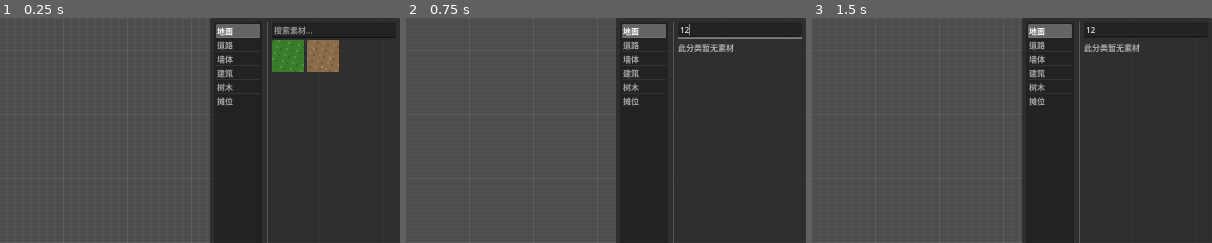
Above: before the commit, frames 1-3 (left to right).
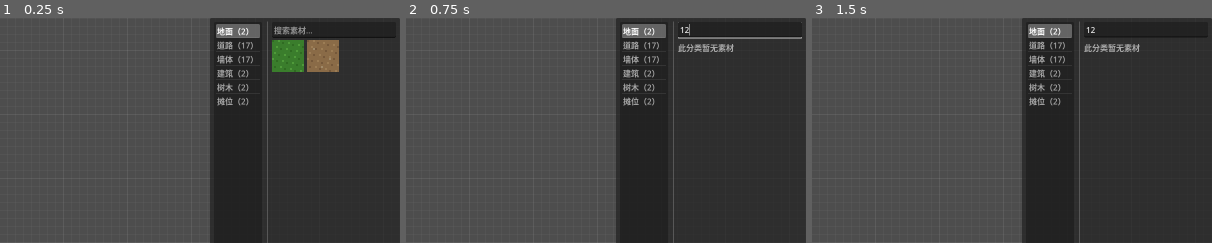
Above: after the commit, the same moments.

Repository: Xeehho/tilemason
Game: Godot game, scene res://scenes/main.tscn
Same seed, same stepped clock (60 frames per second), same inputs: the game is played once before the commit and once after it.
Inputs (mouse positions are % of the whole screen's width and height, from its top left):
- Up to frame 1 (0.25 s): no input
- Up to frame 2 (0.75 s): click (92, 3) at 0.52 s; type "12" at 0.6 s
- Up to frame 3 (1.5 s): click "前景遮挡层" at 1.25 s
The pictures show only the part of the screen within x 50-100%, y 0-50%; the shares and areas given below are measured in that part.

The runs differ from the first frame. In frame 1, 0.3% of the frame differs, in the area x 59-64%, y 4-40%; in frame 2, 0.3%; in frame 3, 0.3%.

Commit message:
feat: 素材面板分类名显示素材数量（如「道路（31）」）
- 实际分类条目追加数量（库内该分类素材件数），变体集扩容后
  一眼可见各分类规模；空分类不显示计数
- 验证：check-only 通过、冒烟通过、python 补丁 assert 锚点命中

Co-authored-by: GLM <noreply@z.ai>

Diff:
--- a/src/ui/asset_panel.gd
+++ b/src/ui/asset_panel.gd
@@ -122,7 +122,11 @@
 		_empty_hint.visible = true
 		return
 	for category in categories:
-		_category_list.add_item(str(CATEGORY_NAMES.get(str(category), str(category))))
+		var count := _library.get_assets_by_category(str(category)).size()
+		var label := str(CATEGORY_NAMES.get(str(category), str(category)))
+		if count > 0:
+			label += "（%d）" % count
+		_category_list.add_item(label)
 		_category_list.set_item_metadata(_category_list.item_count - 1, str(category))
 	for i in _category_list.item_count: # 恢复选中；原选中不存在则选第一项
 		if str(_category_list.get_item_metadata(i)) == selected_meta:
